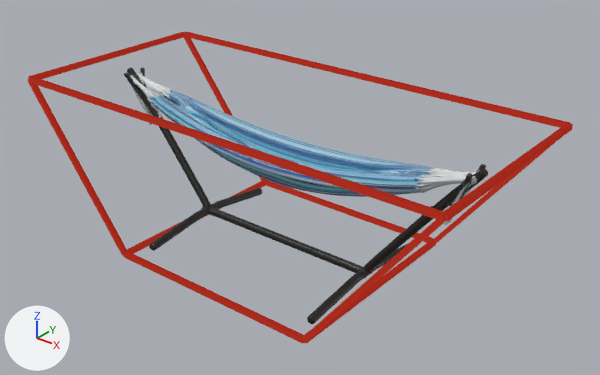
The glTF model assets/3d/sway-blue-ar.glb, before and after one commit.
Both versions are drawn from a 50 mm lens placed at (3.31, -3.93, 2.45), pointed at (0.12, 0.06, -0.02). Every picture has the same lights, and +X, +Y and +Z are marked at lower left. The picture after the commit comes second. Where no turn or scale is listed for an object, it has been applied to the vertices. Vertices at exactly the same position are counted once.

Objects in the first picture: 'Mesh_0', 'footprint'.
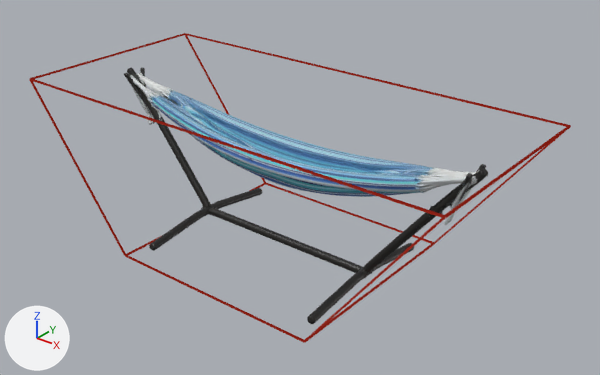
Location of each change, (x1, y1, x2, y2) in pixels of the pictures (600 x 375 px; the box of a moved part takes in the faces that stretch with it):
'footprint', recoloured, reshaped
    before: (28, 31, 573, 344)
    after: (30, 33, 571, 343)
part 1 of me_footprint, moved or reshaped
    before: (266, 180, 434, 243)
    after: (266, 183, 433, 244)
part 2 of me_footprint, moved or reshaped
    before: (432, 127, 573, 244)
    after: (434, 132, 564, 244)
part 3 of me_footprint, moved or reshaped
    before: (123, 252, 305, 344)
    after: (125, 255, 304, 343)
part 4 of me_footprint, moved or reshaped
    before: (28, 79, 127, 256)
    after: (30, 80, 126, 256)
part 5 of me_footprint, moved or reshaped
    before: (301, 216, 447, 344)
    after: (304, 217, 445, 343)
part 6 of me_footprint, moved or reshaped
    before: (126, 180, 266, 254)
    after: (126, 183, 266, 255)
part 7 of me_footprint, moved or reshaped
    before: (303, 240, 436, 343)
    after: (306, 242, 434, 342)
part 8 of me_footprint, moved or reshaped
    before: (28, 31, 573, 222)
    after: (30, 33, 571, 218)

The change, as a list of edits to the scene's bpy script:
```text
Change mat_footprint:
    mat_footprint.emission_color: (0.35, 0.02, 0.01) -> (0.2, 0.01, 0.005)  # red #a02719 -> dark red #7c1910
Change me_footprint:
    used by ob_footprint; location = (-0.002, 0.002, -0.532)
    remove me_footprint.from_pydata(...)  # 96 vertices, 144 faces; spans x -1.67..1.67, y -0.77..0.77, z 0.0..1.14
    add me_footprint.from_pydata(...)  # 96 vertices, 144 faces; spans x -1.66..1.66, y -0.76..0.76, z 0.0..1.13
    me_footprint part 1: the loose piece of 8 vertices spanning x -0.8..0.8, y 0.73..0.77, z 0.0..0.04 is scaled about its middle by (1, 0.343, 0.343), then moved by (0.0, 0.0, -0.01)
    me_footprint part 2: the loose piece of 8 vertices spanning x 0.79..1.66, y 0.73..0.77, z 0.01..1.13 is scaled about its middle by (0.999, 0.343, 1.01), then moved by (0.0, 0.0, -0.01)
    me_footprint part 3: the loose piece of 8 vertices spanning x -0.8..0.8, y -0.77..-0.73, z 0.0..0.04 is scaled about its middle by (1, 0.343, 0.343), then moved by (0.0, 0.0, -0.01)
    me_footprint part 4: the loose piece of 8 vertices spanning x -1.66..-0.79, y -0.77..-0.73, z 0.01..1.13 is scaled about its middle by (0.999, 0.343, 1.01), then moved by (0.0, 0.0, -0.01)
    me_footprint part 5: the loose piece of 8 vertices spanning x 0.79..1.66, y -0.77..-0.73, z 0.01..1.13 is scaled about its middle by (0.999, 0.343, 1.01), then moved by (0.0, 0.0, -0.01)
    me_footprint part 6: the loose piece of 8 vertices spanning x -0.82..-0.78, y -0.75..0.75, z 0.0..0.04 is scaled about its middle by (0.343, 1, 0.343), then moved by (0.0, 0.0, -0.01)
    me_footprint part 7: the loose piece of 8 vertices spanning x 0.78..0.82, y -0.75..0.75, z 0.0..0.04 is scaled about its middle by (0.343, 1, 0.343), then moved by (0.0, 0.0, -0.01)
    me_footprint part 8: 32 of 96 vertices moved; they spanned x -1.67..1.67, y -0.77..0.77, z 1.1..1.14 and now span x -1.66..1.66, y -0.76..0.76, z 1.11..1.13; mean shift (0.0, 0.0, 0.0); largest move (-1.65, 0.77, 1.14) -> (-1.65, 0.76, 1.13)
    other edits to the shape of me_footprint do not show in these pictures
```
